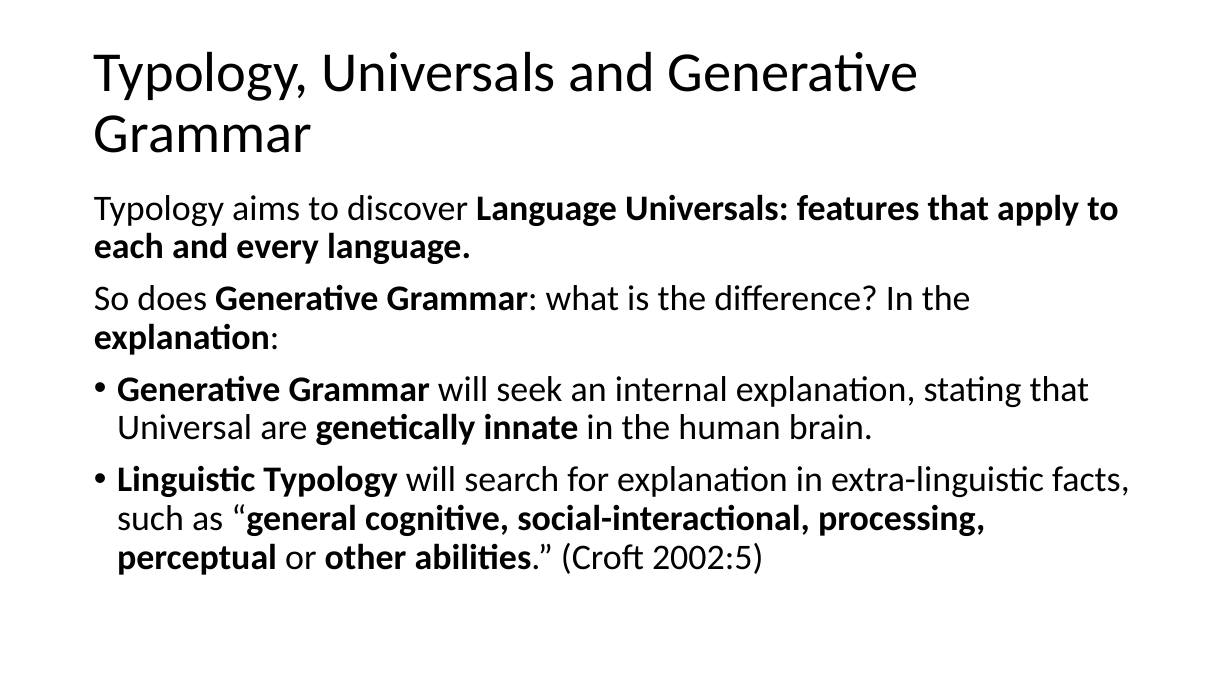
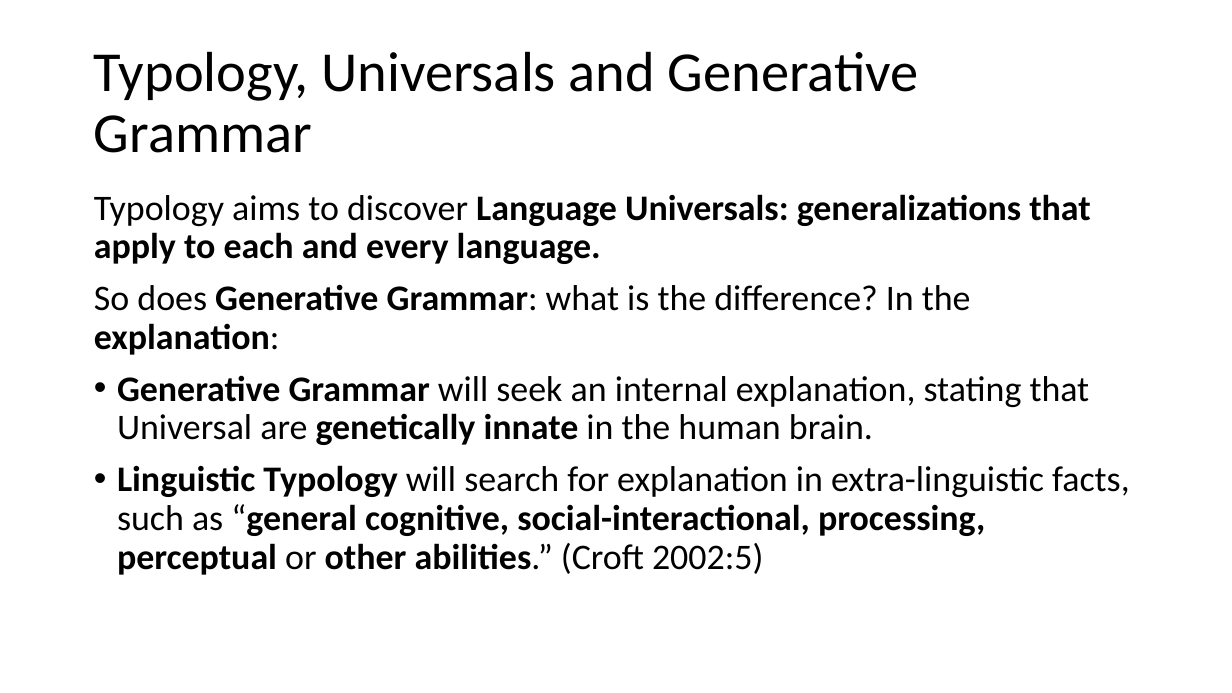
Before and after one commit to rahonalab/sose2020, a slide deck: slide 7 of intro_LT.pptx. Drawn at 1232x693 pixels with LibreOffice and Linux fonts; fonts in the diff are those of the drawing. Boxes give left, top, right and bottom in pixels: in the first picture for what was removed or moved away, otherwise in the second. Text is boxed around its words. In the diff, an @@ line names an element or a change of style, - is before the commit and + after.

Commit message:
Slides updated

```diff
--- a/intro_LT.pptx
+++ b/intro_LT.pptx
@@ text at <box>94,194,1090,264</box>: text changed @@
-Typology aims to discover Language Universals: features that apply to each and every language.
+Typology aims to discover Language Universals: generalizations that apply to each and every language.
```
Also in this commit, not shown: 1 other slide changed, 3 slides added.
